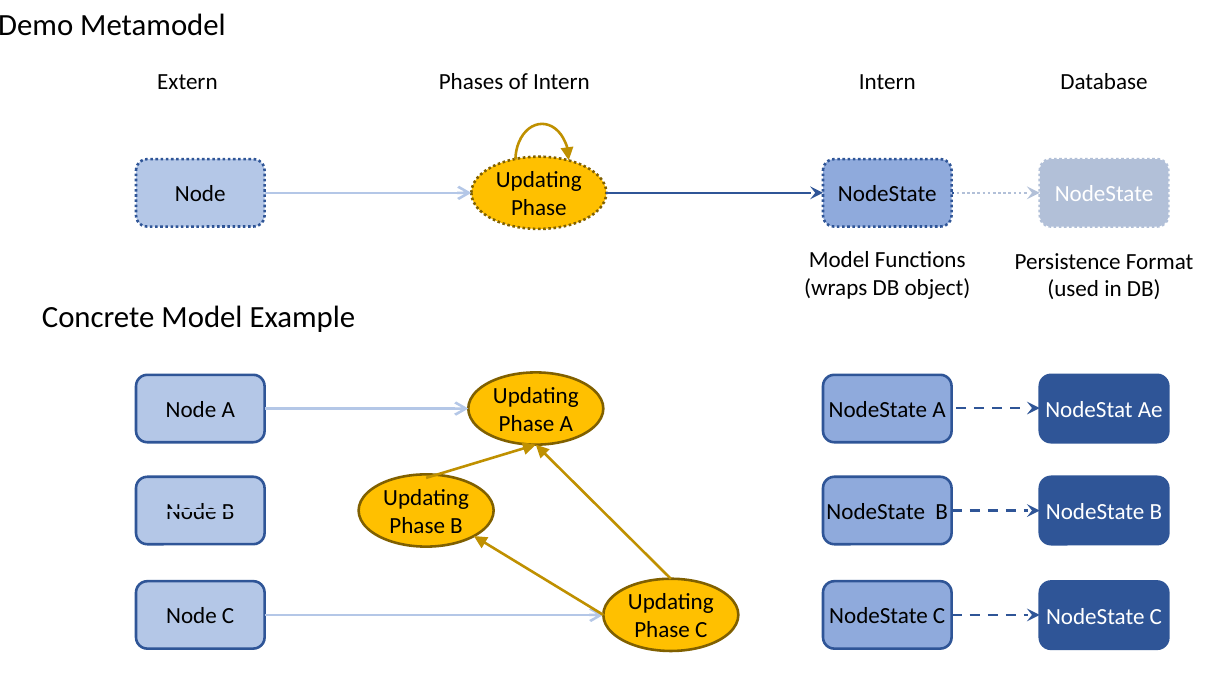
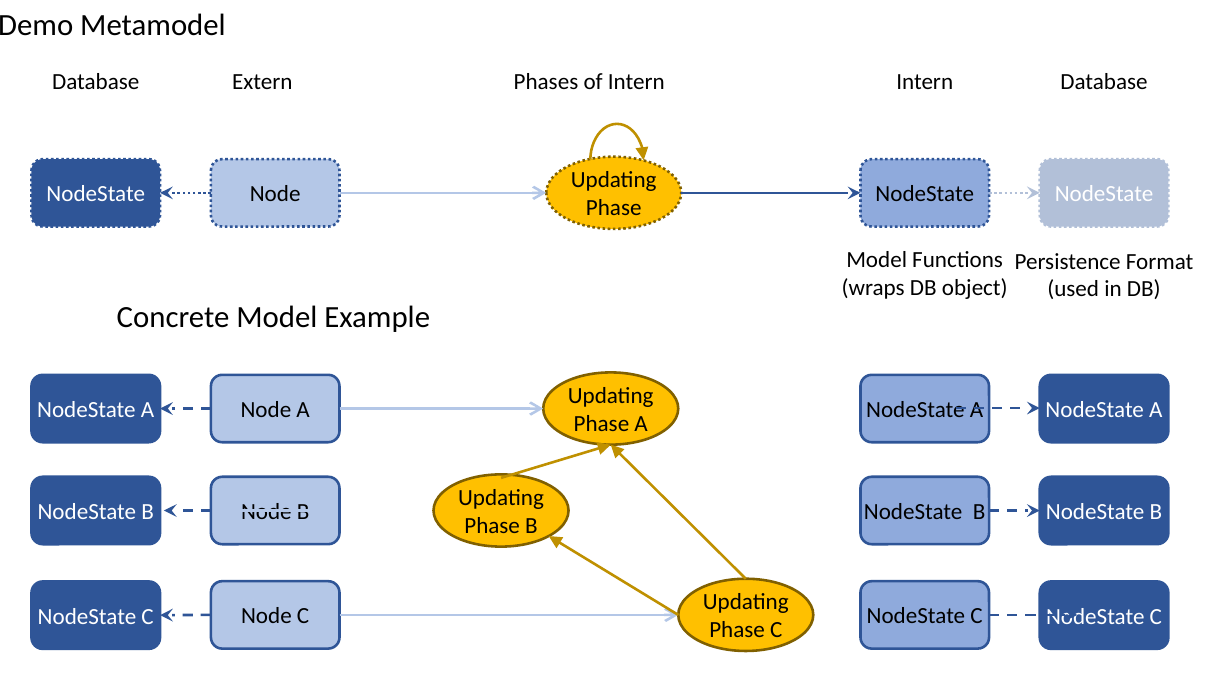
Before and after one commit to mandelsoft/engine, a slide deck: slide 8 of engine.pptx (slide 7 before the commit). Drawn at 1232x693 pixels with LibreOffice and Linux fonts; fonts in the diff are those of the drawing. Boxes give left, top, right and bottom in pixels: in the first picture for what was removed or moved away, otherwise in the second. Text is boxed around its words. In the diff, an @@ line names an element or a change of style, - is before the commit and + after.

```diff
--- a/engine.pptx
+++ b/engine.pptx
@@ text added at [52, 73, 139, 89], 18 pt, text #000000 @@
+Database
@@ 4 texts: place and size @@
-4 texts at [804, 74, 971, 417]
+4 texts at [842, 74, 1008, 417]
@@ rounded rectangle added at [31, 159, 160, 226], fill #2F5597, outline #2F5597 2 pt dashed @@
@@ text added at [46, 185, 145, 201], 18 pt, text #FFFFFF @@
+NodeState
@@ arrow added from (211, 193) to (160, 193), #2F5597 2 pt dashed @@
@@ arrow moved from (606, 193) - (823, 193) to (681, 193) - (860, 193) @@
@@ arrow moved from (952, 193) - (1040, 193) to (989, 193) - (1040, 193) @@
@@ rounded rectangle added at [31, 375, 160, 443], fill #2F5597, outline #2F5597 2 pt @@
@@ text added at [37, 401, 154, 417], 18 pt, text #FFFFFF @@
+NodeState A
@@ arrow added from (211, 409) to (160, 409), #2F5597 2 pt dashed @@
@@ text at [1045, 401, 1162, 417]: text changed @@
-NodeStat Ae
+NodeState A
@@ rounded rectangle added at [31, 477, 160, 544], fill #2F5597, outline #2F5597 2 pt @@
@@ text added at [38, 503, 154, 519], 18 pt, text #FFFFFF @@
+NodeState B
@@ arrow added from (211, 511) to (164, 511), #2F5597 2 pt dashed @@
@@ 11 texts, 7 arrows, 4 ellipses, 4 rounded rectangles, 1 arc (boxed as its full ellipse): place and size @@
-11 texts, 7 arrows, 4 ellipses, 4 rounded rectangles, 1 arc (boxed as its full ellipse) at [42, 73, 738, 651]
+11 texts, 7 arrows, 4 ellipses, 4 rounded rectangles, 1 arc (boxed as its full ellipse) at [117, 73, 813, 651]
@@ arrow moved from (952, 511) - (1040, 511) to (989, 511) - (1040, 511) @@
@@ rounded rectangle added at [31, 581, 160, 649], fill #2F5597, outline #2F5597 2 pt @@
@@ text added at [38, 608, 153, 624], 18 pt, text #FFFFFF @@
+NodeState C
@@ arrow added from (211, 615) to (160, 616), #2F5597 2 pt dashed @@
@@ 4 rounded rectangles, 2 texts, 1 arrow: place and size @@
-4 rounded rectangles, 2 texts, 1 arrow at [823, 159, 1040, 649]
+4 rounded rectangles, 2 texts, 1 arrow at [860, 159, 1078, 649]
```
Also in this commit, not shown: 2 other slides changed, 6 slides added, 8 other files.
